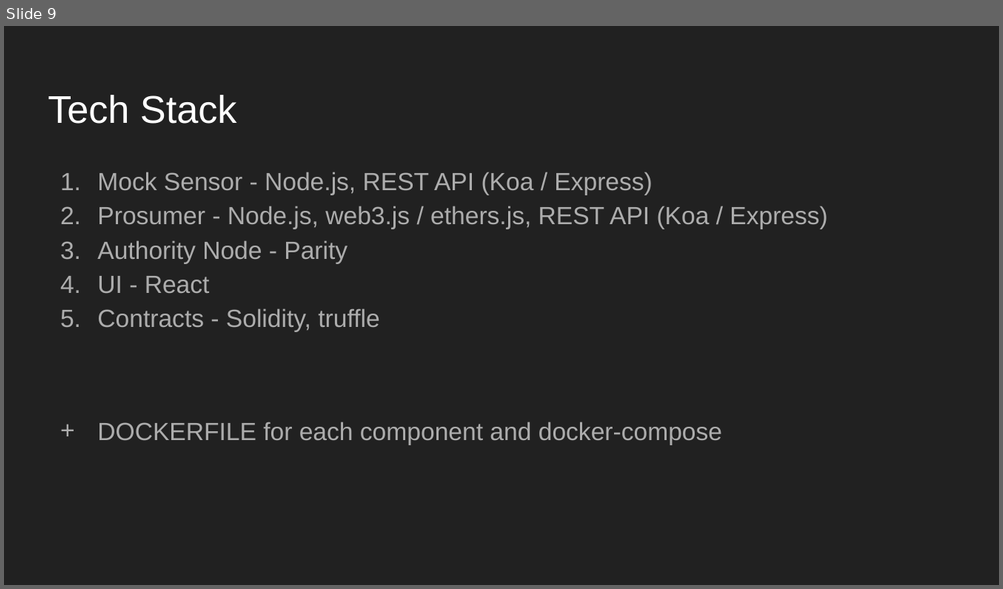
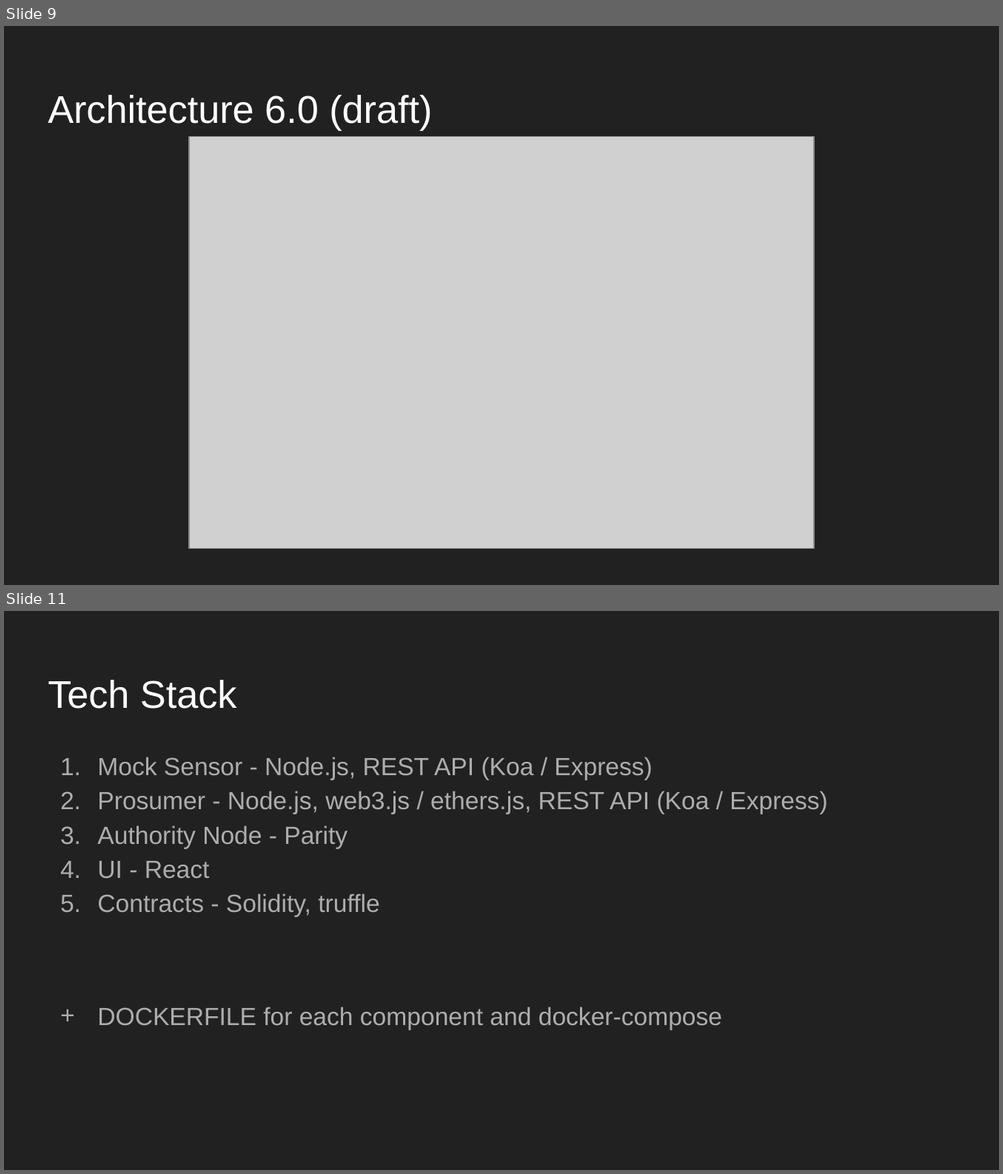
Before and after one commit to JacobEberhardt/decentralized-energy-trading, a slide deck: documentation/architecture.pptx. Shown one above the other, each under a label of ours: slide 9 before the commit, slides 9 and 11 after it; the slides between them are not shown. The pictures are 1003x589 and 1003x1174 pixels, drawn with LibreOffice and Linux fonts; fonts in the diff are those of the drawing; grey boxes stand for pictures. Boxes give left, top, right and bottom in pixels: in the first picture for what was removed or moved away, otherwise in the second. Text is boxed around its words. In the diff, an @@ line names an element or a change of style, - is before the commit and + after.

Commit message:
Update architecture
Update architecture (6.0)
- slides
- image
- draw.io

```diff
--- a/documentation/architecture.pptx
+++ b/documentation/architecture.pptx
@@ slide 9 added at [4,26,999,585], background #212121 @@
@@ title added at [48,95,432,130], 28 pt, text #FFFFFF @@
+Architecture 6.0 (draft)
@@ picture added at [189,136,814,549] @@
@@ what was slide 9 is now slide 11 @@
```
Also in this commit, not shown: 1 other slide added, 3 other files.
